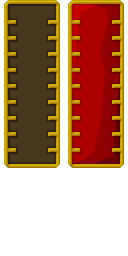
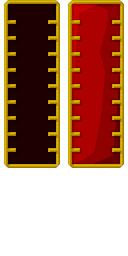
Layered file, before and after one edit (128x256). Changes by layer:
painted on "Rectangle 1" (1st of 2, in "empty") over [8, 4, 56, 164]
